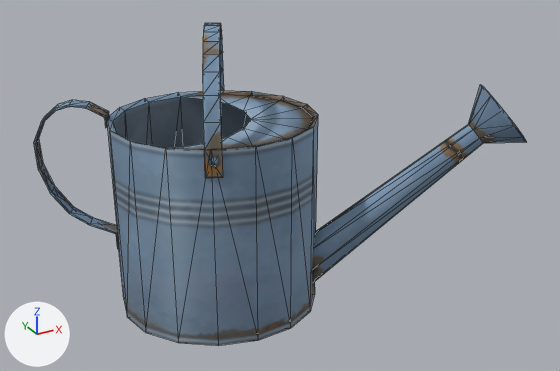
The glTF model models/items/wateringCan.gltf: old version first, new version second.
Rendered twice from a 50 mm lens placed at (-0.44, -1.004, 0.677), pointed at (0.082, -0.055, 0.202). Arrows for +X, +Y and +Z are at lower left; the lights stay in place. Mesh edges are drawn as thin lines. Where no turn or scale is listed for an object, it has been applied to the vertices.

The first picture shows 'wateringCan'.
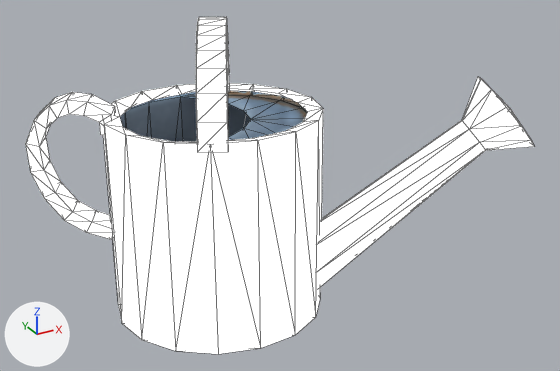
What differs and where, as boxes [x1, y1, x2, y2] in the pictures (560 x 371 px):
```json
{"object": "wateringCan.001", "change": "added", "after": [26, 17, 534, 354]}
{"object": "wateringCan", "change": "unchanged, covered by the edit", "before": [33, 23, 526, 346], "after": [120, 91, 307, 142]}
```

Edits to the scene script, one JSON object a line:
```json
{"op": "add", "block": "mat_material", "code": ["mat_material = principled_material('Material')", "mat_material.base_color = (0.8, 0.8, 0.8)  # white #e7e7e7", "mat_material.roughness = 1.0", "mat_material.emission_strength = 1.0"]}
{"op": "add", "block": "me_scene_001", "code": ["me_scene_001 = bpy.data.meshes.new('Scene.001')", "me_scene_001.from_pydata(...)  # 187 vertices, 330 faces; spans x -0.254..0.444, y -0.252..0.148, z -0.008..0.453", "me_scene_001.materials.append(mat_material)  # white #e7e7e7"]}
{"op": "add", "block": "ob_wateringcan_001", "code": ["ob_wateringcan_001 = bpy.data.objects.new('wateringCan.001', me_scene_001)", "ob_wateringcan_001.location = (0.0, 0.0, 0.0)"]}
```
